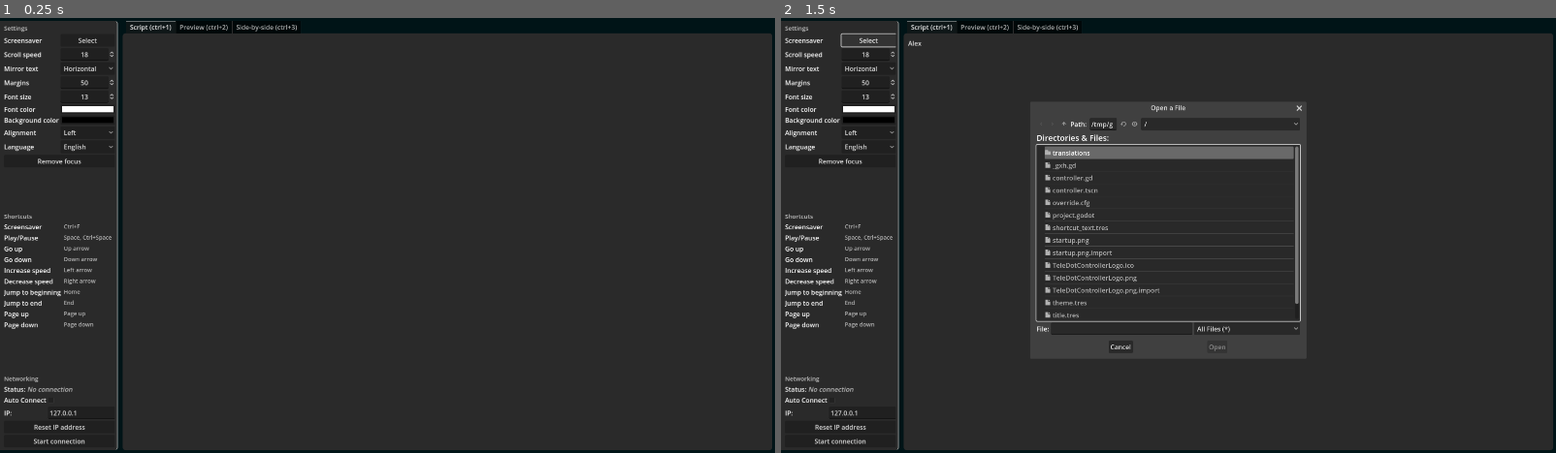
Above: before the commit, frames 1-2 (left to right).
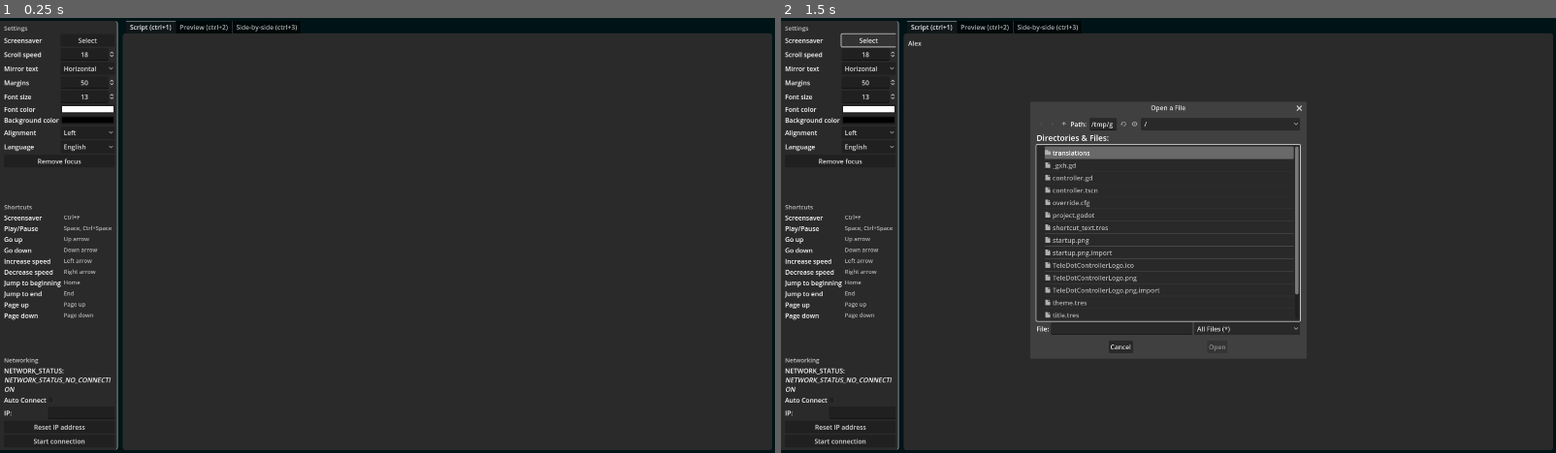
Above: after the commit, the same moments.

Repository: VoylinsGamedevJourney/teledot
Game: Godot game, scene res://controller.tscn
The game is run twice, just before and just after one commit, with the same random seed, the same clock (stepped at 60 frames per second) and the same inputs.
Inputs (mouse positions are in pixels of both pictures, inside the frame that each line leads up to):
- Up to frame 1 (0.25 s): no input
- Up to frame 2 (1.5 s): click (1230, 239) at 0.52 s; type "Alex" at 0.6 s; click "Select" at 1.25 s

The runs differ from the first frame. In frame 1, 1.2% of the frame differs, in the area x 0-15%, y 42-92%; in frame 2, 1.2%, in the area x 0-67%, y 42-92%.
Error after the commit: Invalid type in function 'new' in base 'GDScript'. The Object-derived class of argument 1 (RichTextLabel) is not a subclass of the expected argument class. (re…

Commit message:
Separating version check for readability

Diff:
--- a/src_controller/controller.gd
+++ b/src_controller/controller.gd
@@ -22,7 +22,7 @@
 
 
 func _ready() -> void:
-	version_check_request()
+	var version_check := VersionCheck.new(%UpdateAvailableLabel)
 	# Hiding the screensaver incase it was visible when building.
 	$Screensaver.visible = false
 	load_settings()
@@ -32,37 +32,6 @@
 	listener = PacketPeerUDP.new()
 	if listener.bind(PORT) != OK:
 		print("Failed to bind to: %s!" % PORT)
-
-
-func version_check_request() -> void:
-	const version_url := "https://raw.githubusercontent.com/voylin/TeleDot/master/src_controller/version.json"
-	var http_request := HTTPRequest.new()
-	add_child(http_request)
-	http_request.request_completed.connect(self.version_check)
-	var error = http_request.request(version_url)
-	if error != OK:
-		print_debug("Could not get version json")
-
-
-func version_check(_result, response_code, _headers, body) -> void:
-	var result: String = body.get_string_from_utf8()
-	if response_code == 404 or result.length() < 5:
-		print("Received version file info invalid")
-		return
-	var json = JSON.new()
-	json.parse(result)
-	var current_version: Dictionary = json.data
-	var file := FileAccess.open("res://version.json", FileAccess.READ)
-	json.parse(file.get_as_text())
-	var local_version: Dictionary = json.data
-	var update_available := false
-	if current_version.latest_stable.major > local_version.latest_stable.major:
-		update_available = true
-	elif current_version.latest_stable.minor > local_version.latest_stable.minor:
-		update_available = true
-	elif current_version.latest_stable.patch > local_version.latest_stable.patch:
-		update_available = true
-	%UpdateAvailableLabel.visible = update_available
 
 
 func _process(_delta: float) -> void:
--- /dev/null
+++ b/src_controller/version_check.gd
@@ -0,0 +1,36 @@
+class_name VersionCheck extends Node
+
+
+var update_label: Label
+
+
+func _init(_update_label: Label) -> void:
+	update_label = _update_label
+	const version_url := "https://raw.githubusercontent.com/voylin/TeleDot/master/src_controller/version.json"
+	var http_request := HTTPRequest.new()
+	add_child(http_request)
+	http_request.request_completed.connect(self._check)
+	var error = http_request.request(version_url)
+	if error != OK:
+		print_debug("Could not get version json")
+
+
+func _check(_result, response_code, _headers, body) -> void:
+	var result: String = body.get_string_from_utf8()
+	if response_code == 404 or result.length() < 5:
+		print("Received version file info invalid")
+		return
+	var json = JSON.new()
+	json.parse(result)
+	var current_version: Dictionary = json.data
+	var file := FileAccess.open("res://version.json", FileAccess.READ)
+	json.parse(file.get_as_text())
+	var local_version: Dictionary = json.data
+	var update_available := false
+	if current_version.latest_stable.major > local_version.latest_stable.major:
+		update_available = true
+	elif current_version.latest_stable.minor > local_version.latest_stable.minor:
+		update_available = true
+	elif current_version.latest_stable.patch > local_version.latest_stable.patch:
+		update_available = true
+	update_label.visible = update_available
